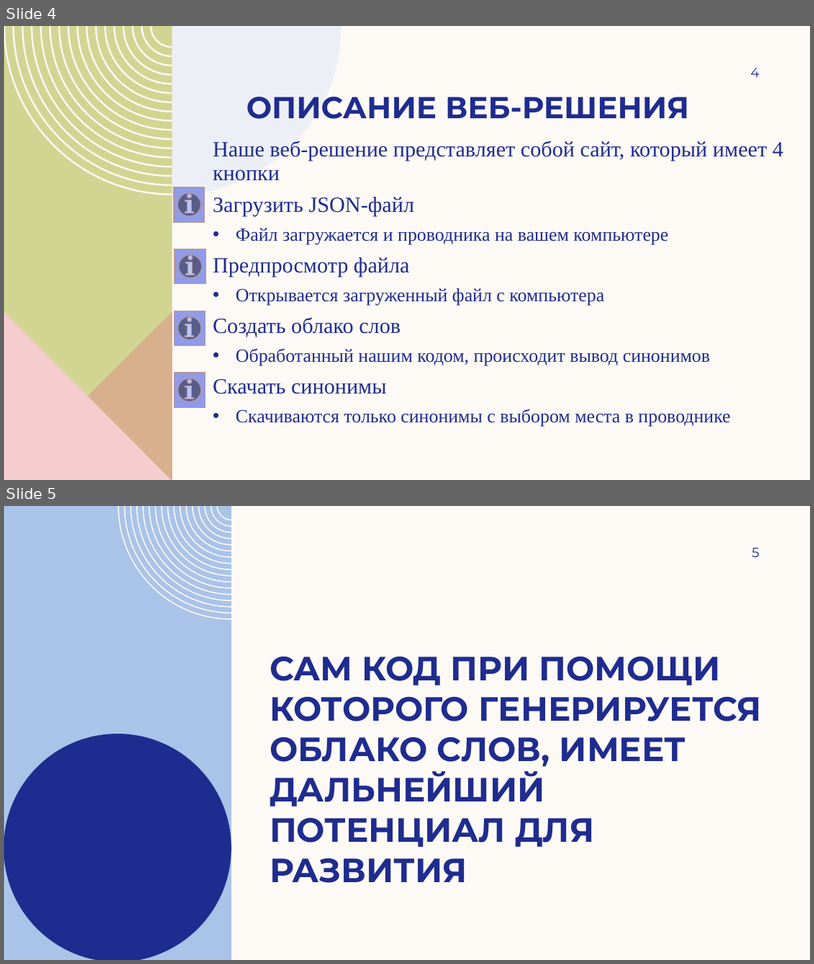
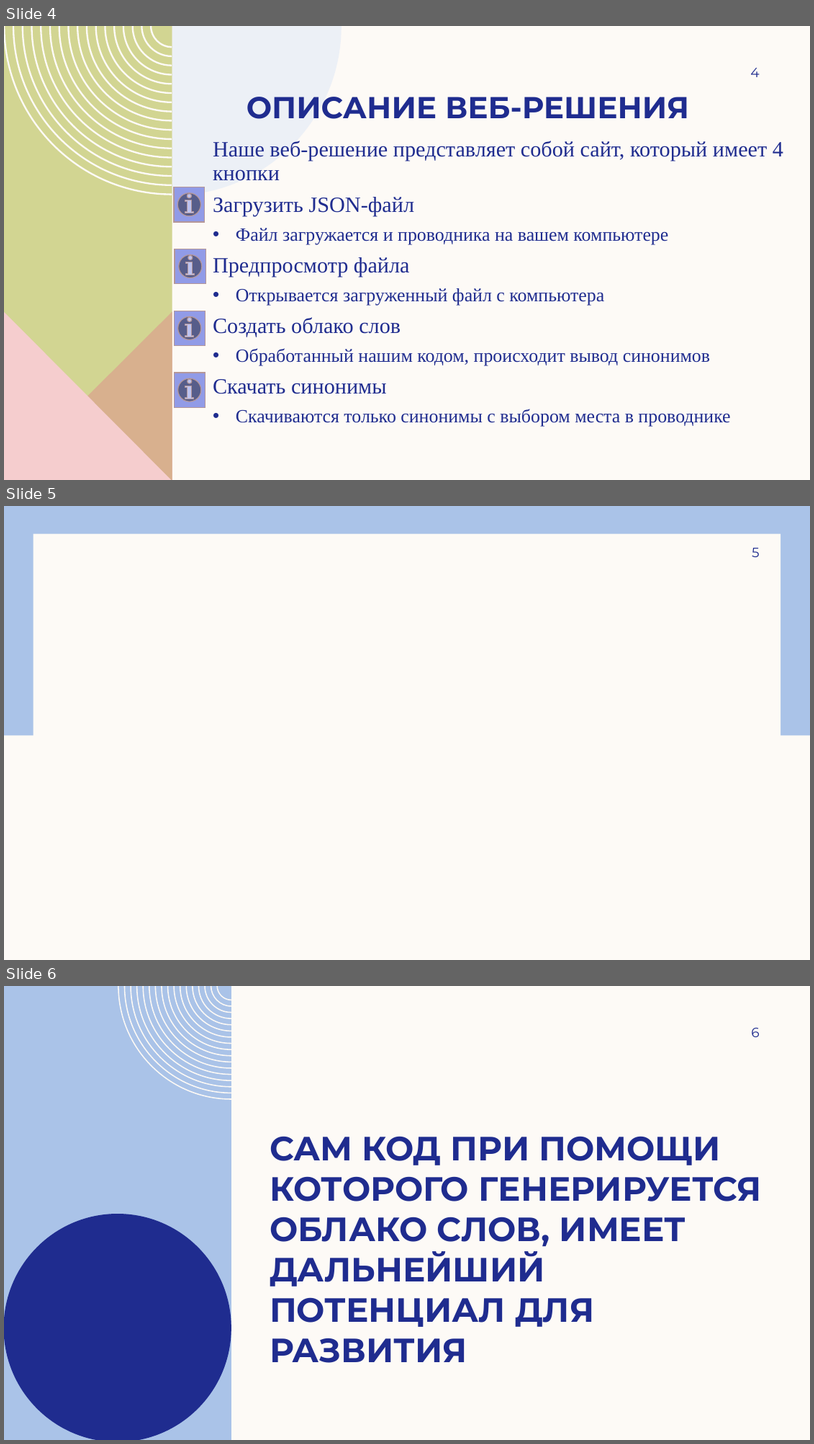
Before and after one commit to goatmeat3/hacaton, a slide deck: Продукт (1) (1).pptx. Shown one above the other, each under a label of ours: slides 4 and 5 before the commit, slides 4, 5 and 6 after it. The pictures are 814x964 and 814x1444 pixels, drawn with LibreOffice and Linux fonts; fonts in the diff are those of the drawing; background and template pictures are left out. Boxes give left, top, right and bottom in pixels: in the first picture for what was removed or moved away, otherwise in the second. Text is boxed around its words. In the diff, an @@ line names an element or a change of style, - is before the commit and + after.

```diff
--- a/Продукт (1) (1).pptx
+++ b/Продукт (1) (1).pptx
@@ slide 5 added at <box>4,506,810,960</box>, background picture (left out) @@
@@ rectangle added at <box>4,506,810,735</box>, fill #AAC3E8 @@
@@ rectangle added at <box>33,534,781,932</box>, fill #FDFAF6 @@
@@ page number added at <box>752,548,760,557</box>, 16 pt, text #1F2C8F @@
+5
@@ what was slide 5 is now slide 6 @@
@@ page number at <box>751,1028,759,1037</box>: text changed @@
-5
+6
```
